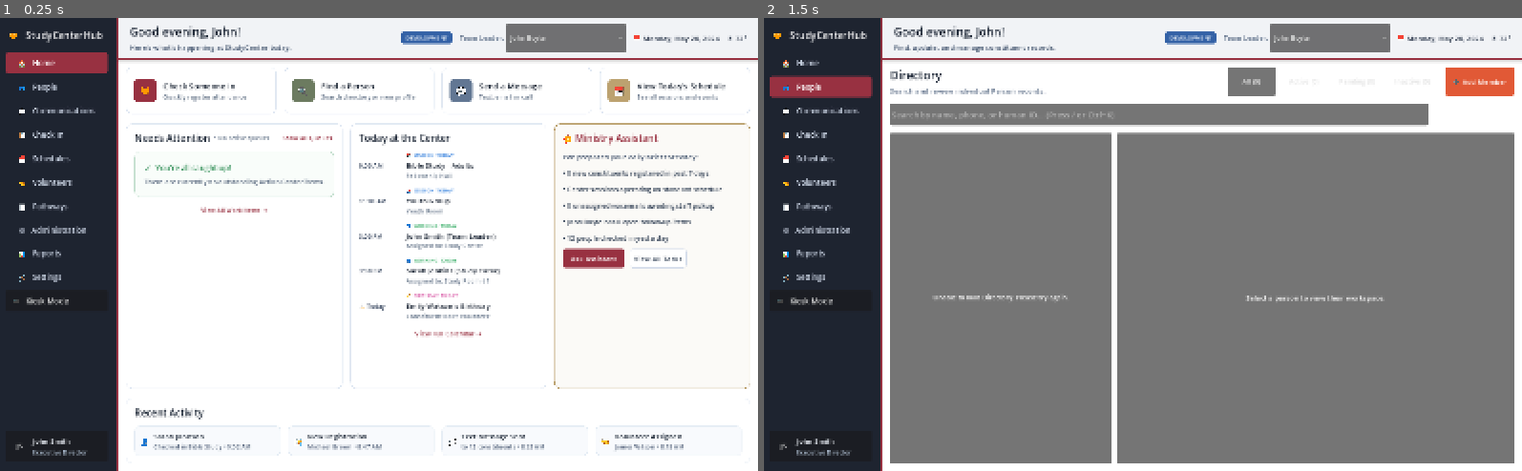
Above: before the commit, frames 1-2 (left to right).
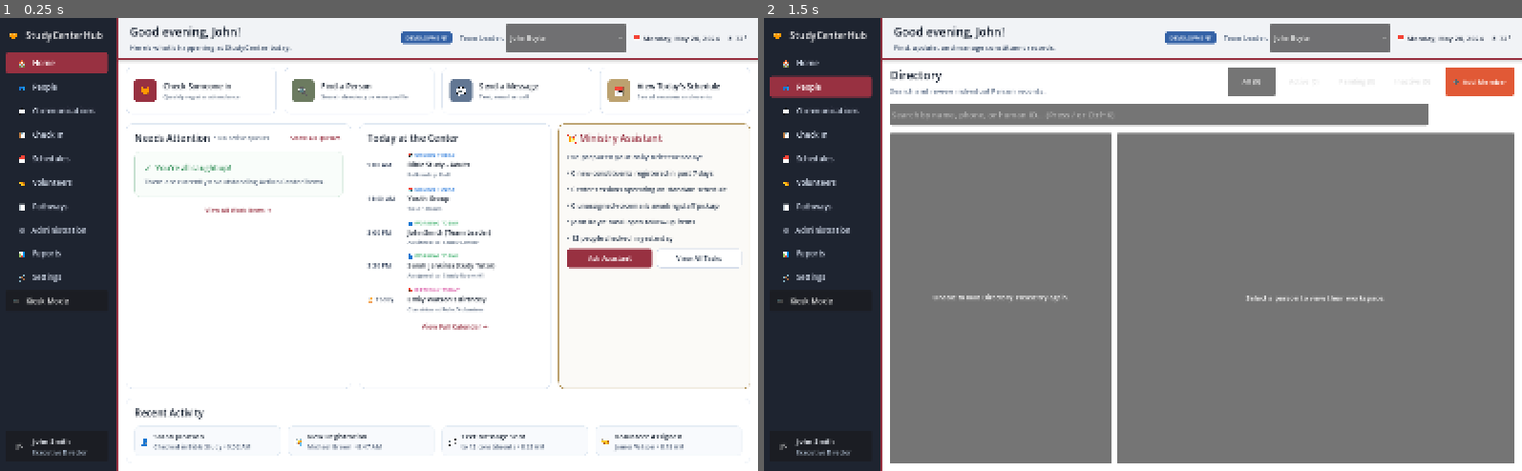
Above: after the commit, the same moments.

Repository: johnboyte/StudyCenterHub-Desktop
Game: Godot game, scene res://app/scenes/app_shell.tscn
Same seed, same stepped clock (60 frames per second), same inputs: the game is played once before the commit and once after it.
Inputs:
- Up to frame 1 (0.25 s): no input
- Up to frame 2 (1.5 s): click "🏠 Home" at 0.5 s; click "👥 People" at 1.25 s

The runs differ from the first frame. In frame 1, 4.4% of the frame differs, in the area x 21-98%, y 14-82%; in frame 2, nothing differs.

Commit message:
style(home): refine dashboard grid stretch ratios and word wrap to eliminate horizontal scrolling

Diff:
--- a/app/scenes/app_shell.tscn
+++ b/app/scenes/app_shell.tscn
@@ -186,7 +186,7 @@
 grow_vertical = 2
 size_flags_horizontal = 3
 size_flags_vertical = 3
-horizontal_scroll_mode = 3
+horizontal_scroll_mode = 0
 
 [node name="StandardPageContainer" type="MarginContainer" parent="ContentArea/PageScroll"]
 layout_mode = 2
--- a/app/scenes/components/action_center_card.gd
+++ b/app/scenes/components/action_center_card.gd
@@ -40,11 +40,13 @@
 
 	if title_label:
 		title_label.text = title
+		title_label.autowrap_mode = TextServer.AUTOWRAP_WORD_SMART
 		title_label.add_theme_font_size_override("font_size", 16)
 		title_label.add_theme_color_override("font_color", Color(0.08, 0.12, 0.18, 1.0))
 
 	if count_badge:
 		count_badge.text = str(count) + " Item" + ("s" if count != 1 else "") + " Need Action"
+		count_badge.autowrap_mode = TextServer.AUTOWRAP_WORD_SMART
 		if count > 0:
 			count_badge.add_theme_font_size_override("font_size", 17)
 			count_badge.add_theme_color_override("font_color", Color(0.08, 0.12, 0.18, 1.0))
@@ -54,6 +56,7 @@
 
 	if detail_label:
 		detail_label.text = detail
+		detail_label.autowrap_mode = TextServer.AUTOWRAP_WORD_SMART
 		detail_label.visible = not detail.is_empty()
 		detail_label.add_theme_font_size_override("font_size", 13)
 		detail_label.add_theme_color_override("font_color", Color(0.40, 0.46, 0.54, 1.0))
--- a/app/scenes/home_view.gd
+++ b/app/scenes/home_view.gd
@@ -162,13 +162,15 @@
 
 	var title_lbl = Label.new()
 	title_lbl.text = title
-	title_lbl.add_theme_font_size_override("font_size", 17)
+	title_lbl.autowrap_mode = TextServer.AUTOWRAP_WORD_SMART
+	title_lbl.add_theme_font_size_override("font_size", 16)
 	title_lbl.add_theme_color_override("font_color", Color(0.08, 0.12, 0.18, 1.0))
 	vbox.add_child(title_lbl)
 
 	var sub_lbl = Label.new()
 	sub_lbl.text = subtitle
-	sub_lbl.add_theme_font_size_override("font_size", 13)
+	sub_lbl.autowrap_mode = TextServer.AUTOWRAP_WORD_SMART
+	sub_lbl.add_theme_font_size_override("font_size", 12)
 	sub_lbl.add_theme_color_override("font_color", Color(0.38, 0.44, 0.52, 1.0))
 	vbox.add_child(sub_lbl)
 
@@ -181,9 +183,18 @@
 	var c_today = card_today_center if card_today_center else get_node_or_null("MarginContainer/MainVBox/MiddleGrid/TodayCenterCard") as PanelContainer
 	var c_ai = card_ai_assistant if card_ai_assistant else get_node_or_null("MarginContainer/MainVBox/MiddleGrid/AiAssistantCard") as PanelContainer
 
-	if c_needs: _populate_needs_attention_card(c_needs)
-	if c_today: _build_card_panel(c_today, "Today at the Center", _build_today_center_content())
-	if c_ai: _build_ai_assistant_card(c_ai)
+	if c_needs:
+		c_needs.size_flags_horizontal = Control.SIZE_EXPAND_FILL
+		c_needs.size_flags_stretch_ratio = 1.0
+		_populate_needs_attention_card(c_needs)
+	if c_today:
+		c_today.size_flags_horizontal = Control.SIZE_EXPAND_FILL
+		c_today.size_flags_stretch_ratio = 0.85
+		_build_card_panel(c_today, "Today at the Center", _build_today_center_content())
+	if c_ai:
+		c_ai.size_flags_horizontal = Control.SIZE_EXPAND_FILL
+		c_ai.size_flags_stretch_ratio = 0.85
+		_build_ai_assistant_card(c_ai)
 
 func _get_queue_controller() -> RefCounted:
 	if queue_controller == null:
@@ -462,29 +473,33 @@
 
 		var time_lbl = Label.new()
 		time_lbl.text = item["time"]
-		time_lbl.custom_minimum_size = Vector2(85, 0)
+		time_lbl.custom_minimum_size = Vector2(70, 0)
 		time_lbl.add_theme_font_size_override("font_size", 13)
 		time_lbl.add_theme_color_override("font_color", Color(0.18, 0.24, 0.34, 1.0))
 		hbox.add_child(time_lbl)
 
 		var info_vbox = VBoxContainer.new()
+		info_vbox.size_flags_horizontal = Control.SIZE_EXPAND_FILL
 		info_vbox.add_theme_constant_override("separation", 2)
 
 		var tag_lbl = Label.new()
 		tag_lbl.text = item["type"]
+		tag_lbl.autowrap_mode = TextServer.AUTOWRAP_WORD_SMART
 		tag_lbl.add_theme_font_size_override("font_size", 11)
 		tag_lbl.add_theme_color_override("font_color", item["color"])
 		info_vbox.add_child(tag_lbl)
 
 		var t_lbl = Label.new()
 		t_lbl.text = item["title"]
-		t_lbl.add_theme_font_size_override("font_size", 15)
+		t_lbl.autowrap_mode = TextServer.AUTOWRAP_WORD_SMART
+		t_lbl.add_theme_font_size_override("font_size", 14)
 		t_lbl.add_theme_color_override("font_color", Color(0.08, 0.12, 0.18, 1.0))
 		info_vbox.add_child(t_lbl)
 
 		var r_lbl = Label.new()
 		r_lbl.text = item["sub"]
-		r_lbl.add_theme_font_size_override("font_size", 13)
+		r_lbl.autowrap_mode = TextServer.AUTOWRAP_WORD_SMART
+		r_lbl.add_theme_font_size_override("font_size", 12)
 		r_lbl.add_theme_color_override("font_color", Color(0.40, 0.46, 0.54, 1.0))
 		info_vbox.add_child(r_lbl)
 
@@ -516,12 +531,14 @@
 
 	var title_lbl = Label.new()
 	title_lbl.text = "💥 Ministry Assistant"
+	title_lbl.autowrap_mode = TextServer.AUTOWRAP_WORD_SMART
 	title_lbl.add_theme_font_size_override("font_size", 20)
 	title_lbl.add_theme_color_override("font_color", _get_active_theme_color())
 	vbox.add_child(title_lbl)
 
 	var sub_lbl = Label.new()
 	sub_lbl.text = "I've prepared your daily brief for today:"
+	sub_lbl.autowrap_mode = TextServer.AUTOWRAP_WORD_SMART
 	sub_lbl.add_theme_font_size_override("font_size", 15)
 	sub_lbl.add_theme_color_override("font_color", Color(0.25, 0.32, 0.42, 1.0))
 	vbox.add_child(sub_lbl)
@@ -573,17 +590,20 @@
 	for b in bullets:
 		var l = Label.new()
 		l.text = b
+		l.autowrap_mode = TextServer.AUTOWRAP_WORD_SMART
 		l.add_theme_font_size_override("font_size", 14)
 		l.add_theme_color_override("font_color", Color(0.18, 0.24, 0.32, 1.0))
 		vbox.add_child(l)
 
 	var btn_hbox = HBoxContainer.new()
+	btn_hbox.size_flags_horizontal = Control.SIZE_EXPAND_FILL
 	btn_hbox.add_theme_constant_override("separation", 10)
 
 	var btn_ask = Button.new()
 	btn_ask.text = "Ask Assistant"
-	btn_ask.custom_minimum_size = Vector2(130, 40)
-	btn_ask.add_theme_font_size_override("font_size", 15)
+	btn_ask.size_flags_horizontal = Control.SIZE_EXPAND_FILL
+	btn_ask.custom_minimum_size = Vector2(0, 40)
+	btn_ask.add_theme_font_size_override("font_size", 14)
 
 	var ask_style = StyleBoxFlat.new()
 	ask_style.bg_color = _get_active_theme_color()
@@ -597,8 +617,9 @@
 
 	var btn_tasks = Button.new()
 	btn_tasks.text = "View All Tasks"
-	btn_tasks.custom_minimum_size = Vector2(120, 40)
-	btn_tasks.add_theme_font_size_override("font_size", 15)
+	btn_tasks.size_flags_horizontal = Control.SIZE_EXPAND_FILL
+	btn_tasks.custom_minimum_size = Vector2(0, 40)
+	btn_tasks.add_theme_font_size_override("font_size", 14)
 
 	var task_style = StyleBoxFlat.new()
 	task_style.bg_color = Color(1.0, 1.0, 1.0, 1.0)
